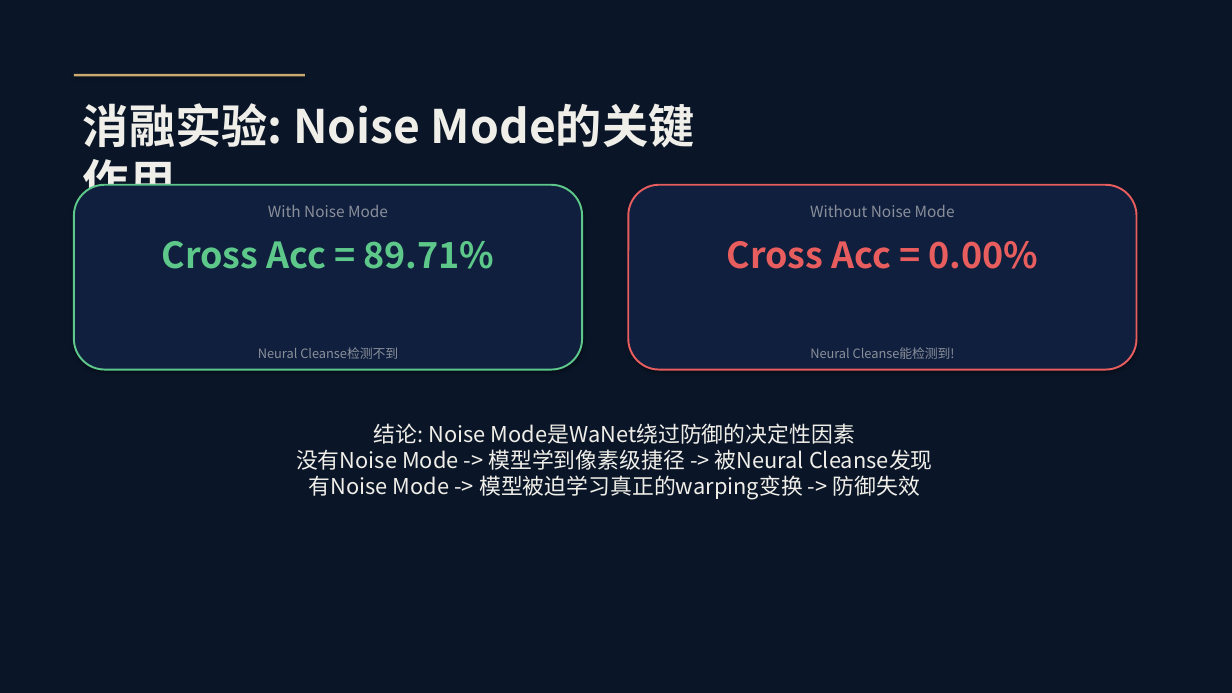
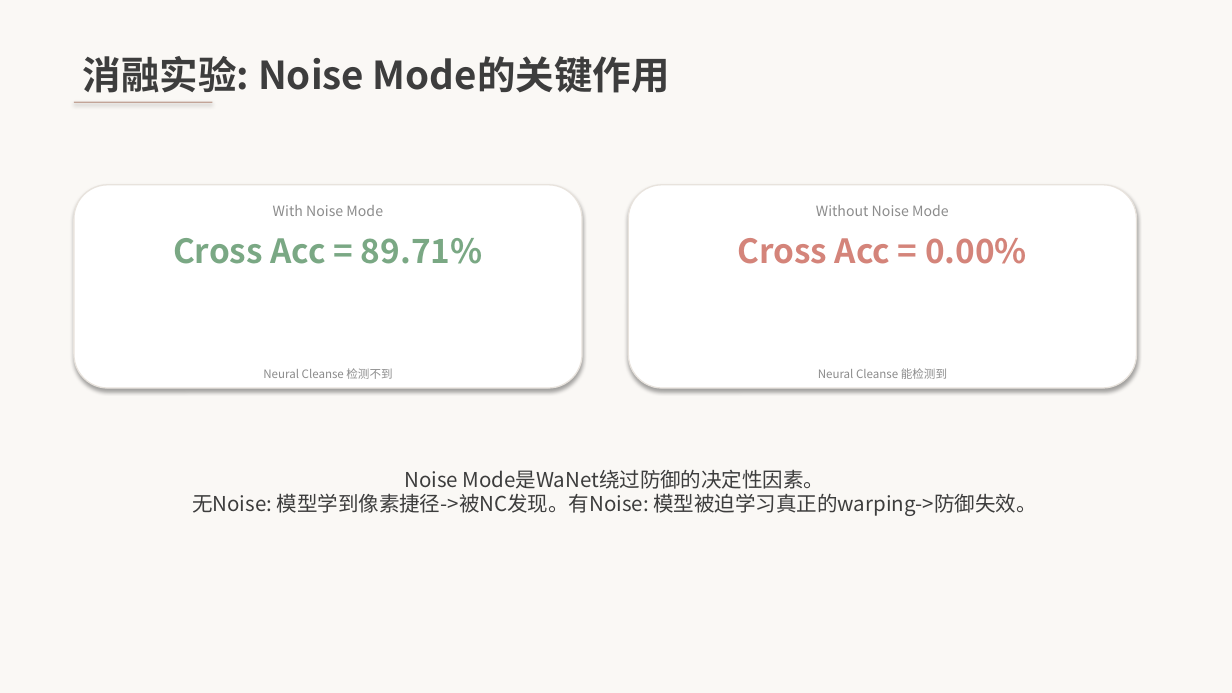
Before and after one commit to axgo-ja/NIS3353, a slide deck: slide 6 of WaNet答辩.pptx. Drawn at 1232x693 pixels with LibreOffice and Linux fonts; fonts in the diff are those of the drawing. Boxes give left, top, right and bottom in pixels: in the first picture for what was removed or moved away, otherwise in the second. Text is boxed around its words. In the diff, an @@ line names an element or a change of style, - is before the commit and + after.

```diff
--- a/WaNet答辩.pptx
+++ b/WaNet答辩.pptx
@@ background #0A1628 to #FAF8F5 @@
@@ text "消融实验: Noise Mode的关键作用": place and size @@
-text "消融实验: Noise Mode的关键作用" at box(83, 103, 420, 147)
+text "消融实验: Noise Mode的关键作用" at box(83, 56, 670, 93)
@@ text "消融实验: Noise Mode的关键作用" at box(83, 56, 670, 93): size 36 to 30 pt, text colour #F0EEE8 to #3D3D3D @@
@@ rectangle: place and size @@
-rectangle at box(74, 74, 305, 77)
+rectangle at box(74, 102, 213, 103)
@@ rectangle at box(74, 102, 213, 103): fill #C9A96E to #C2A497 @@
@@ rounded rectangle: place and size @@
-rounded rectangle at box(74, 185, 582, 370)
+rounded rectangle at box(74, 185, 582, 388)
@@ rounded rectangle at box(74, 185, 582, 388): fill #0F1F3D to #FFFFFF; outline #5DC88A 1.5 pt to #E8E3DD 1 pt @@
@@ text "With Noise Mode" at box(273, 205, 383, 216): size 12 to 11 pt, text colour #8A8F9A to #8C8C8C @@
@@ rounded rectangle: place and size @@
-rounded rectangle at box(628, 185, 1137, 370)
+rounded rectangle at box(628, 185, 1137, 388)
@@ rounded rectangle at box(628, 185, 1137, 388): fill #0F1F3D to #FFFFFF; outline #E85D5D 1.5 pt to #E8E3DD 1 pt @@
@@ text "Without Noise Mode" at box(816, 205, 949, 216): size 12 to 11 pt, text colour #8A8F9A to #8C8C8C @@
@@ text "Cross Acc = 89.71%" at box(173, 238, 483, 264): size 28 to 26 pt, text colour #5DC88A to #7AA884 @@
@@ text "Cross Acc = 0.00%" at box(737, 238, 1027, 264): size 28 to 26 pt, text colour #E85D5D to #D4847A @@
@@ text at box(263, 368, 392, 379): text changed; size 10 to 9 pt; text colour #8A8F9A to #8C8C8C @@
-Neural Cleanse检测不到
+Neural Cleanse 检测不到
@@ text at box(818, 368, 947, 379): text changed; size 10 to 9 pt; text colour #8A8F9A to #8C8C8C @@
-Neural Cleanse能检测到!
+Neural Cleanse 能检测到
@@ text at box(192, 469, 1036, 516): text changed; size 17 to 16 pt; text colour #F0EEE8 to #3D3D3D @@
-结论: Noise Mode是WaNet绕过防御的决定性因素
-没有Noise Mode -> 模型学到像素级捷径 -> 被Neural Cleanse发现
-有Noise Mode -> 模型被迫学习真正的warping变换 -> 防御失效
+Noise Mode是WaNet绕过防御的决定性因素。
+无Noise: 模型学到像素捷径->被NC发现。有Noise: 模型被迫学习真正的warping->防御失效。
```
Also in this commit, not shown: 12 other slides changed, 2 slides added, 1 slide removed, 1 other file.
